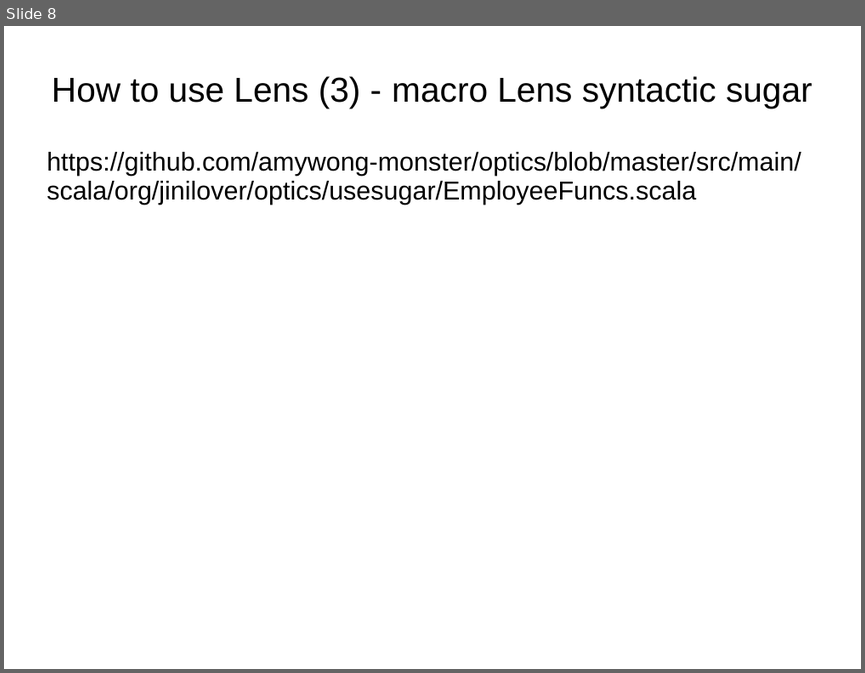
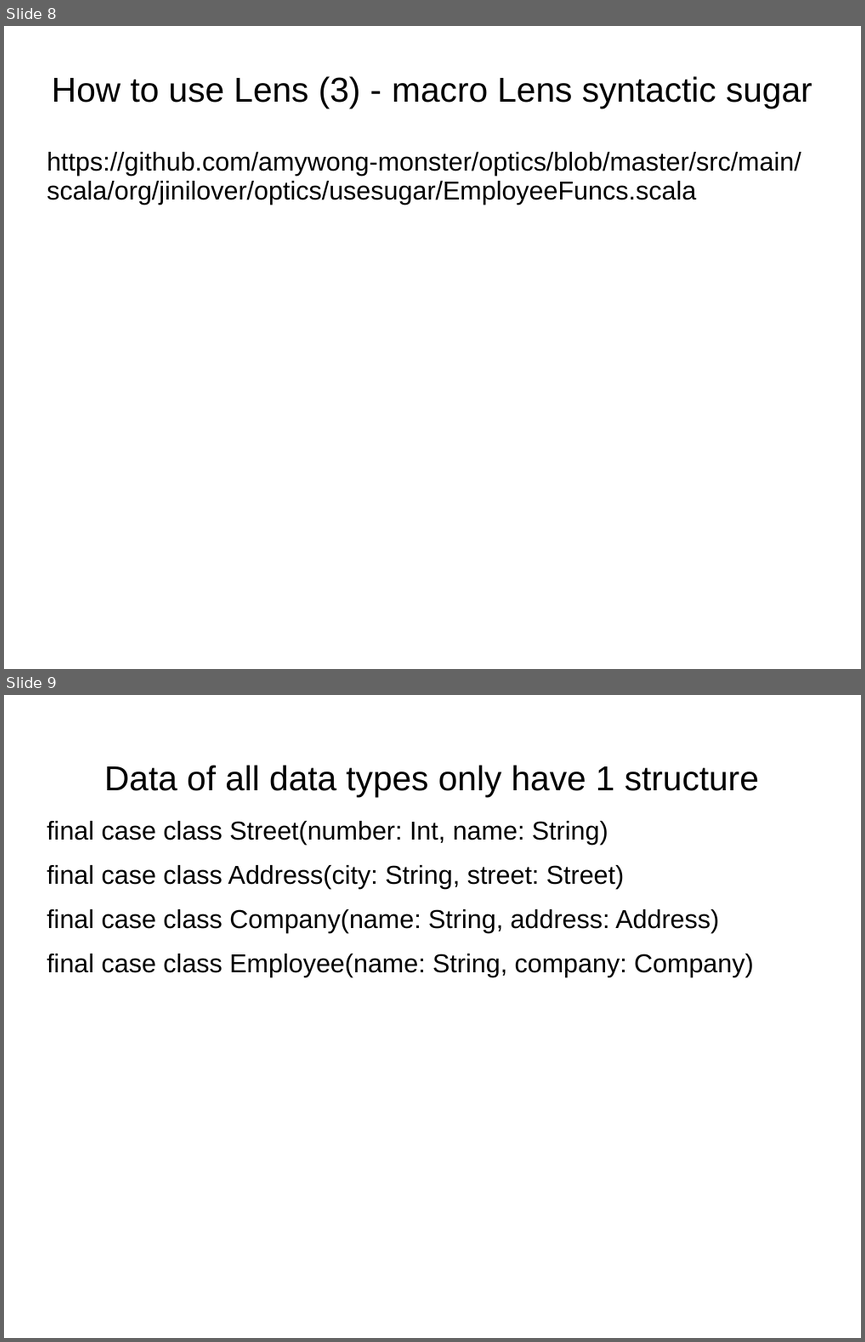
Before and after one commit to amywong-monster/Presentations, a slide deck: 2021-08-05-Update-immutable-data.ppt. Shown one above the other, each under a label of ours: slide 8 before the commit, slides 8 and 9 after it. The pictures are 865x673 and 865x1342 pixels, drawn with LibreOffice and Linux fonts; fonts in the diff are those of the drawing. Boxes give left, top, right and bottom in pixels: in the first picture for what was removed or moved away, otherwise in the second. Text is boxed around its words. In the diff, an @@ line names an element or a change of style, - is before the commit and + after.

```diff
--- a/2021-08-05-Update-immutable-data.ppt
+++ b/2021-08-05-Update-immutable-data.ppt
@@ slide 9 added at <box>4,695,861,1338</box>, background #FFFFFF @@
@@ title added at <box>104,765,759,797</box>, 32 pt, text #000000 @@
+Data of all data types only have 1 structure
@@ text added at <box>46,821,754,977</box>, 24 pt, text #000000 @@
+final case class Street(number: Int, name: String)
+final case class Address(city: String, street: Street)
+final case class Company(name: String, address: Address)
+final case class Employee(name: String, company: Company)
```
Also in this commit, not shown: 3 slides changed, 5 other slides added.
